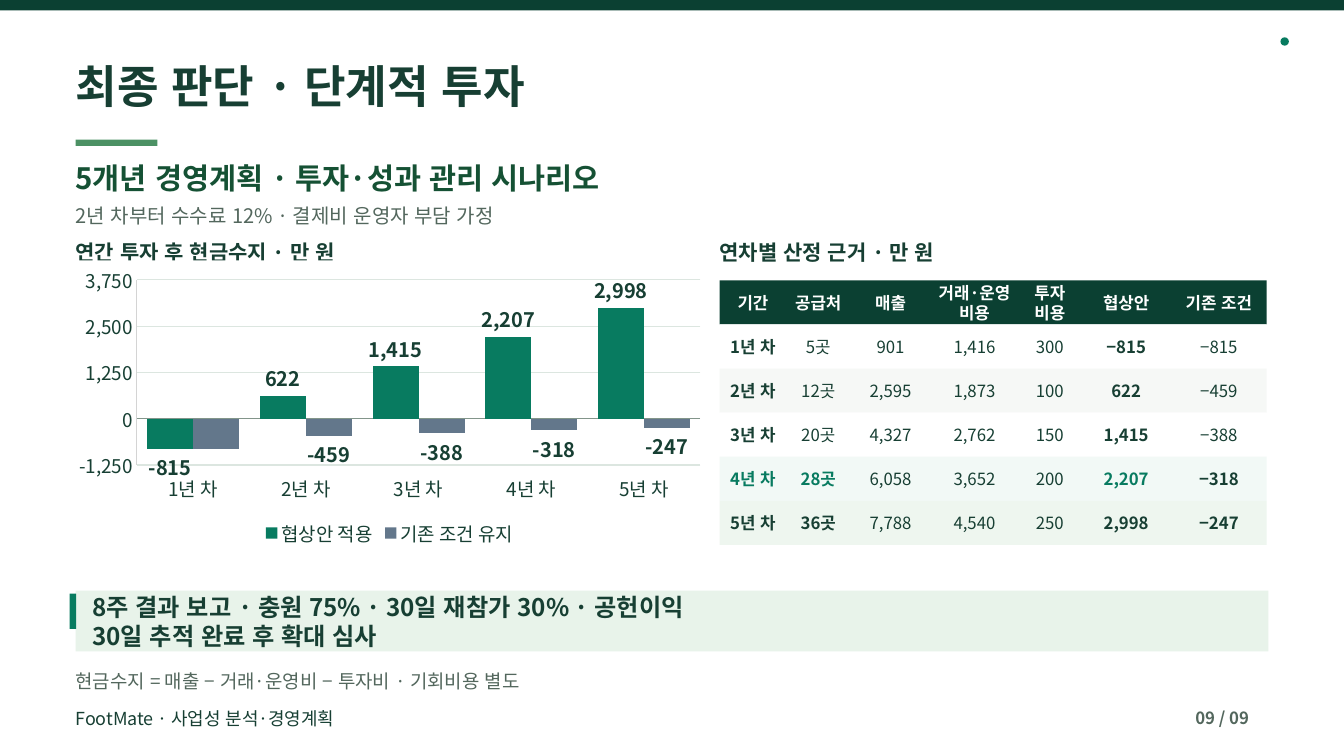
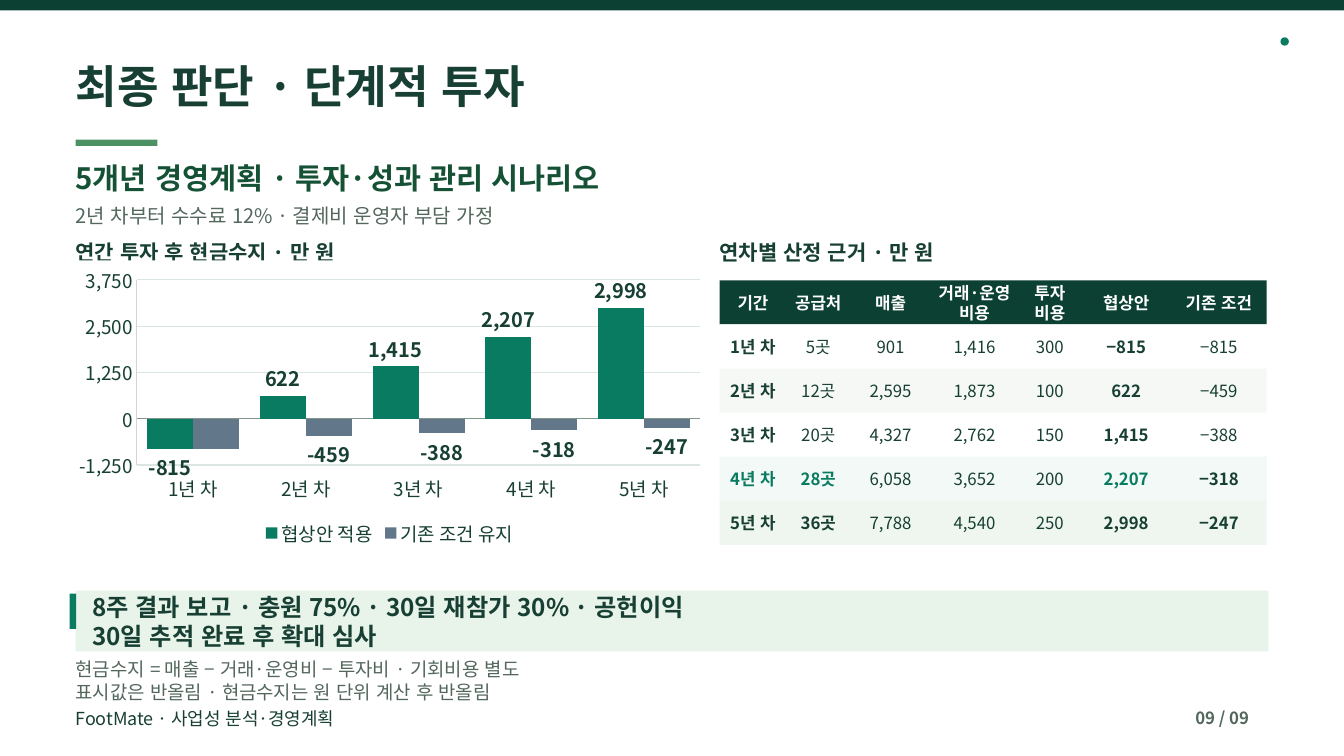
Before and after one commit to dohyunkimmm/footmate-case-study, a slide deck: slide 9 of src/case-study/downloads/footmate_report.pptx. Drawn at 1344x756 pixels with LibreOffice and Linux fonts; fonts in the diff are those of the drawing. Boxes give left, top, right and bottom in pixels: in the first picture for what was removed or moved away, otherwise in the second. Text is boxed around its words. In the diff, an @@ line names an element or a change of style, - is before the commit and + after.

```diff
--- a/src/case-study/downloads/footmate_report.pptx
+++ b/src/case-study/downloads/footmate_report.pptx
@@ text at box(76, 660, 520, 701): text changed @@
-현금수지 = 매출 − 거래·운영비 − 투자비 · 기회비용 별도
+현금수지 = 매출 − 거래·운영비 − 투자비 · 기회비용 별도
+표시값은 반올림 · 현금수지는 원 단위 계산 후 반올림
```
Also in this commit, not shown: 4 other files.
